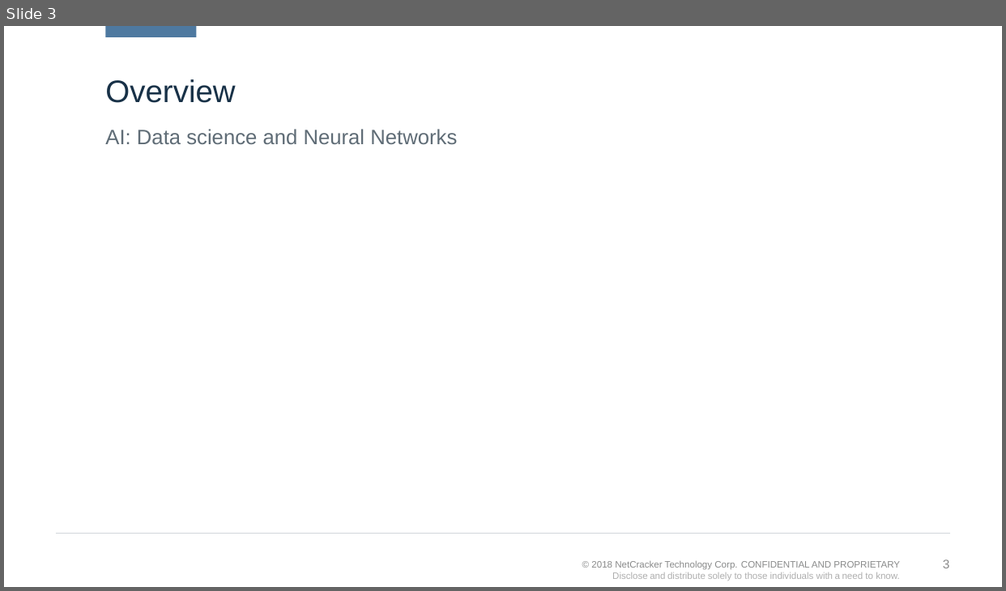
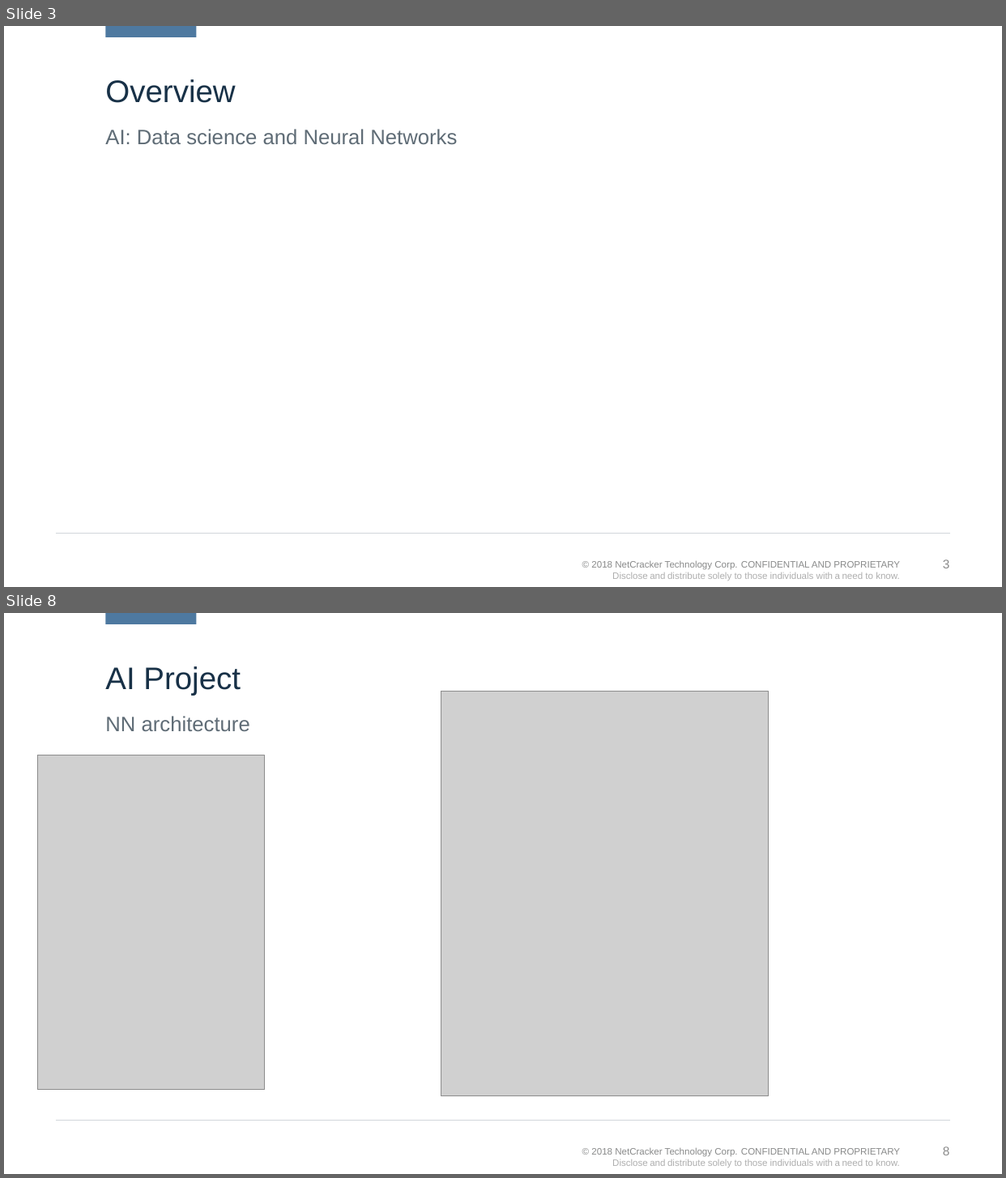
Before and after one commit to kvoloshenko/CLA, a slide deck: CLA_AI_01.pptx. Shown one above the other, each under a label of ours: slide 3 before the commit, slides 3 and 8 after it; the slides between them are not shown. The pictures are 1006x591 and 1006x1178 pixels, drawn with LibreOffice and Linux fonts; fonts in the diff are those of the drawing; grey boxes stand for pictures; background and template pictures are left out. Boxes give left, top, right and bottom in pixels: in the first picture for what was removed or moved away, otherwise in the second. Text is boxed around its words. In the diff, an @@ line names an element or a change of style, - is before the commit and + after.

```diff
--- a/CLA_AI_01.pptx
+++ b/CLA_AI_01.pptx
@@ slide 8 added at [4, 613, 1002, 1174], background #FFFFFF; not listed: 4 template elements that a slide beside it also shows @@
@@ title added at [105, 666, 241, 696], 30 pt, text #183147 @@
+AI Project
@@ picture added at [441, 692, 769, 1097] @@
@@ text added at [105, 716, 250, 731], 20 pt, text #5F6C76 @@
+NN architecture
@@ picture added at [38, 756, 264, 1090] @@
```
Also in this commit, not shown: 1 slide changed, 5 other slides added, 2 slides removed.
